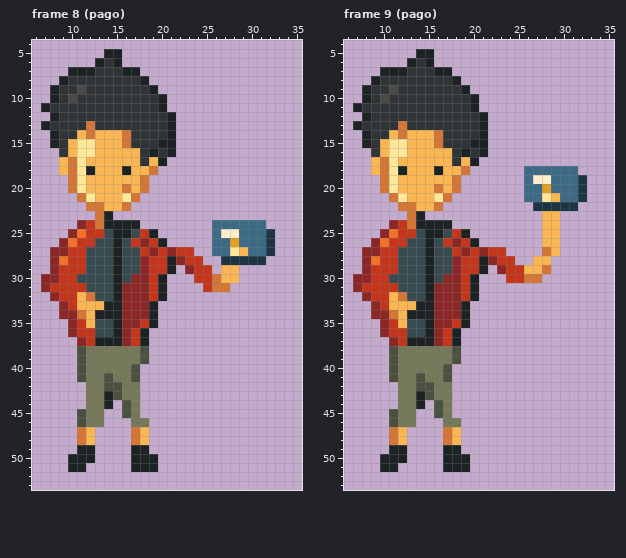
Two versions of one pixel-art file, arte/pruebas/pxl-estilo-v02/out/anims/pago.aseprite. The picture above was drawn from the file before the commit.
36x56 pixels, 24 frames. Shown: frame 8 (pago): x 6..35, y 4..53; frame 9 (pago): x 6..35, y 4..53. The commit also changed other frames, which this record leaves out.
Once edited:
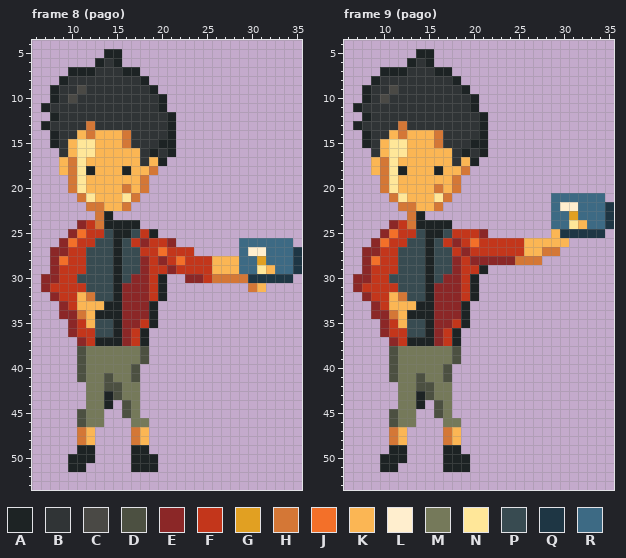
Palette (. is transparent): A #1d2324  B #303436  C #4a4945  D #4c5041  E #8b2727  F #c3361b  G #e1a022  H #d47736  J #f37029  K #fbb654  L #ffeece  M #75795a  N #ffe799  P #384b51  Q #1e3644  R #3d6a84
The author wrote: Rehace el brazo de pago con ocho poses y codo móvil
Change:
Frame 8 (pago), layers "agarre", "tarjeta", "brazo_pago":
y 24: x 26..31 RRRRRR -> ......
y 25: x 26..32 RLLRRRQ -> .......
y 26: x 20..21 A. -> FE; x 26..28 RRG -> ...; x 32..34 Q.. -> RRR
y 27: x 19..21 EFE -> FJF; x 26..35 RRNKRRQ... -> ...RLLRRRQ
y 28: x 20..22 FAE -> EFJ; x 25..35 ..QQQQQ.... -> FKKKRRGRRRQ
y 29: x 21..23 A.E -> EFF; x 26 . -> K; x 29..35 ....... -> RRNKRRQ
y 30: x 23..24 .F -> EE; x 27..34 KK...... -> HHHQQQQQ
y 31: x 25..27 FHH -> ...; x 30..31 .. -> HK
Frame 9 (pago), layers "agarre", "tarjeta", "brazo_pago":
y 18: x 26..31 RRRRRR -> ......
y 19: x 26..32 RLLRRRQ -> .......
y 20: x 26..32 RRGRRRQ -> .......
y 21: x 26..29 RRNK -> ...R; x 32..34 Q.. -> RRR
y 22: x 27..35 QQQQQ.... -> ..RLLRRRQ
y 23: x 28..35 KK...... -> .RRGRRRQ
y 24: x 28..35 KK...... -> .RRNKRRQ
y 25: x 19..21 A.. -> FFE; x 28 K -> .; x 30..34 ..... -> QQQQQ
y 26: x 20..27 A....... -> JFFFFFKK; x 30 . -> K
y 27: x 21 E -> F; x 24..27 .... -> FFKK; x 29 K -> H
y 28: x 20..21 FA -> EE; x 23..28 FF..KK -> EEHHH.
y 29: x 23..28 EFFKKH -> ......
y 30: x 24..27 FFHH -> ....
Boxes around the changes in both pictures, in picture pixels (x1, y1, x2, y2):
changed: (149, 220, 302, 292)
changed: (461, 166, 614, 283)
